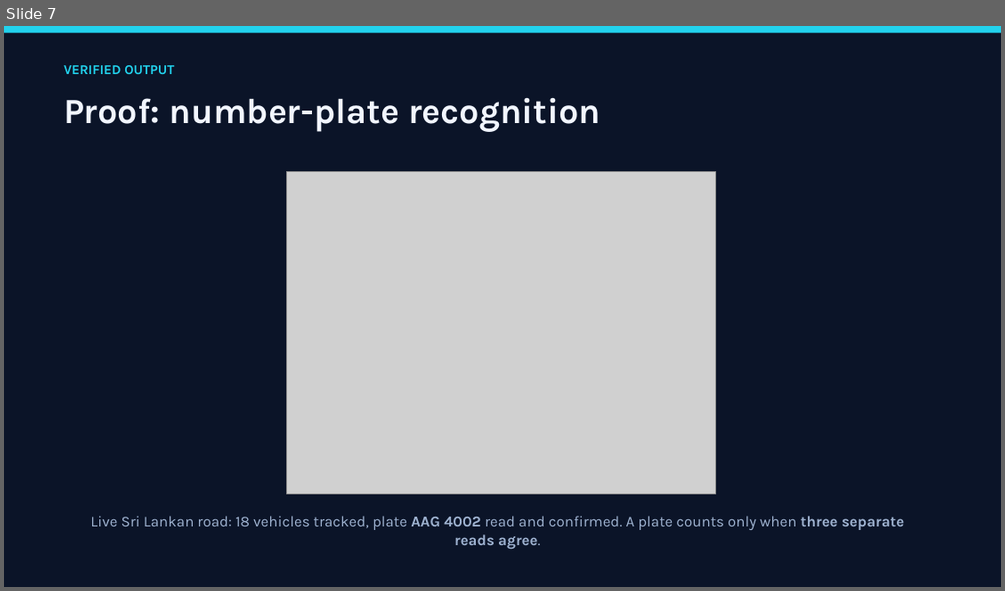
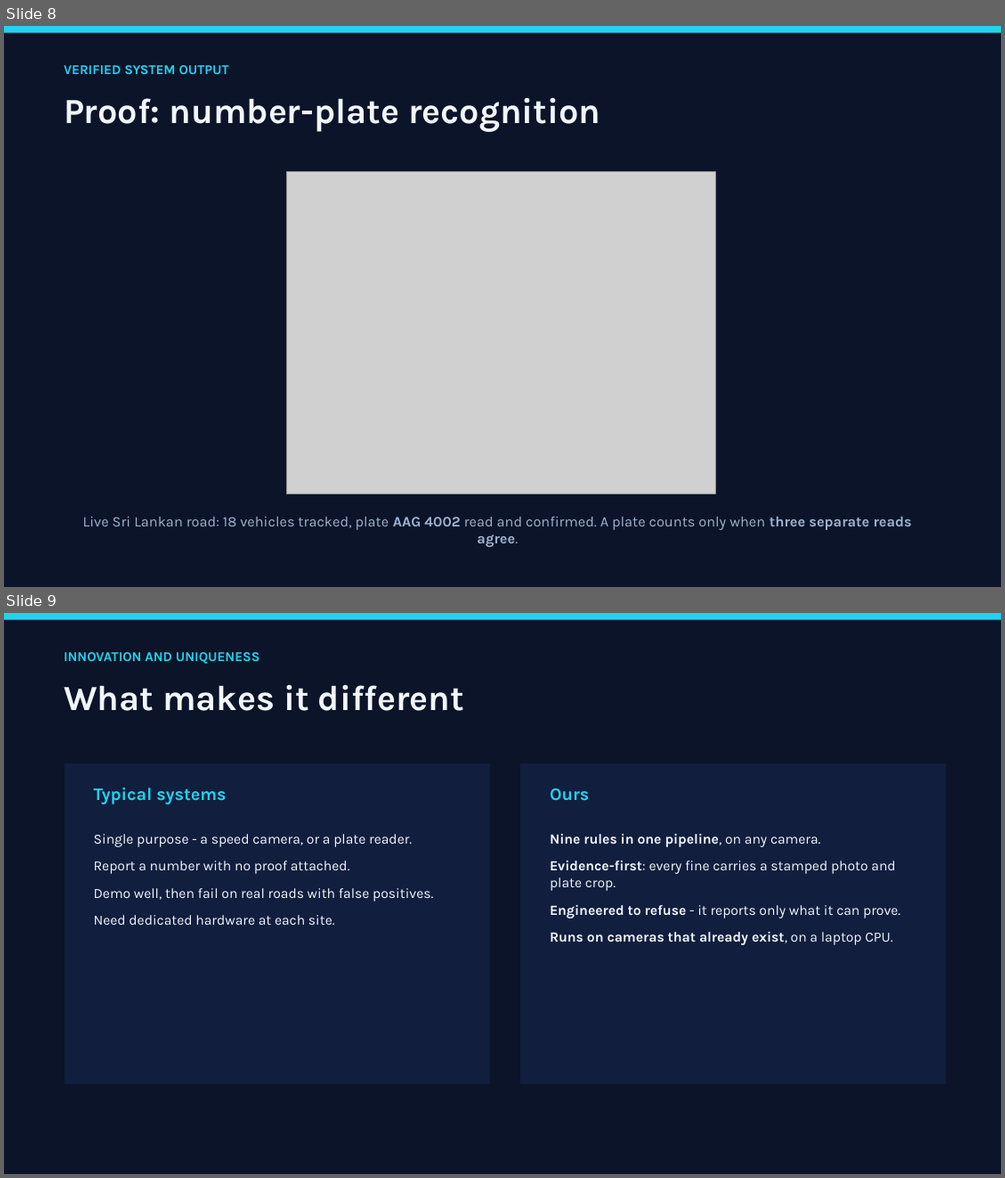
Before and after one commit to Jeba-Jebarsan/AI-SMART-TRAFFIC-INTELLIGENCE, a slide deck: docs/PRESENTATION.pptx. Shown one above the other, each under a label of ours: slide 7 before the commit, slides 8 and 9 after it. The pictures are 1005x591 and 1005x1178 pixels, drawn with LibreOffice and Linux fonts; fonts in the diff are those of the drawing; grey boxes stand for pictures. Boxes give left, top, right and bottom in pixels: in the first picture for what was removed or moved away, otherwise in the second. Text is boxed around its words. In the diff, an @@ line names an element or a change of style, - is before the commit and + after.

```diff
--- a/docs/PRESENTATION.pptx
+++ b/docs/PRESENTATION.pptx
@@ slide 9 added at (4, 613, 1001, 1174), background #0B1428 @@
@@ rectangle added at (4, 613, 1001, 620), fill #22D3EE @@
@@ text added at (64, 652, 260, 664), 13 pt, text #22D3EE, bold @@
+INNOVATION AND UNIQUENESS
@@ text added at (64, 684, 464, 711), 34 pt, text #F2F6FF, bold @@
+What makes it different
@@ rectangle added at (64, 763, 490, 1084), fill #111E3D, outline #0B1428 0.75 pt @@
@@ rectangle added at (520, 763, 947, 1084), fill #111E3D, outline #0B1428 0.75 pt @@
@@ text added at (94, 787, 226, 804), 17 pt, text #22D3EE, bold @@
+Typical systems
@@ text added at (550, 788, 589, 801), 17 pt, text #22D3EE, bold @@
+Ours
@@ text added at (94, 834, 433, 925), 13.5 pt, text #F2F6FF @@
+Single purpose - a speed camera, or a plate reader.
+Report a number with no proof attached.
+Demo well, then fail on real roads with false positives.
+Need dedicated hardware at each site.
@@ text added at (550, 834, 900, 945), 13.5 pt, text #F2F6FF @@
+Nine rules in one pipeline, on any camera.
+Evidence-first: every fine carries a stamped photo and plate crop.
+Engineered to refuse - it reports only what it can prove.
+Runs on cameras that already exist, on a laptop CPU.
@@ what was slide 7 is now slide 8 @@
@@ slide 8 changed as well @@
@@ text at (64, 65, 229, 74): text changed @@
-VERIFIED OUTPUT
+VERIFIED SYSTEM OUTPUT
@@ text "Live Sri Lankan road: 18 ..." at (83, 516, 912, 547): size 14.5 to 14 pt @@
```
Also in this commit, not shown: 10 other slides changed, 5 other slides added, 1 slide removed, 5 other files.
